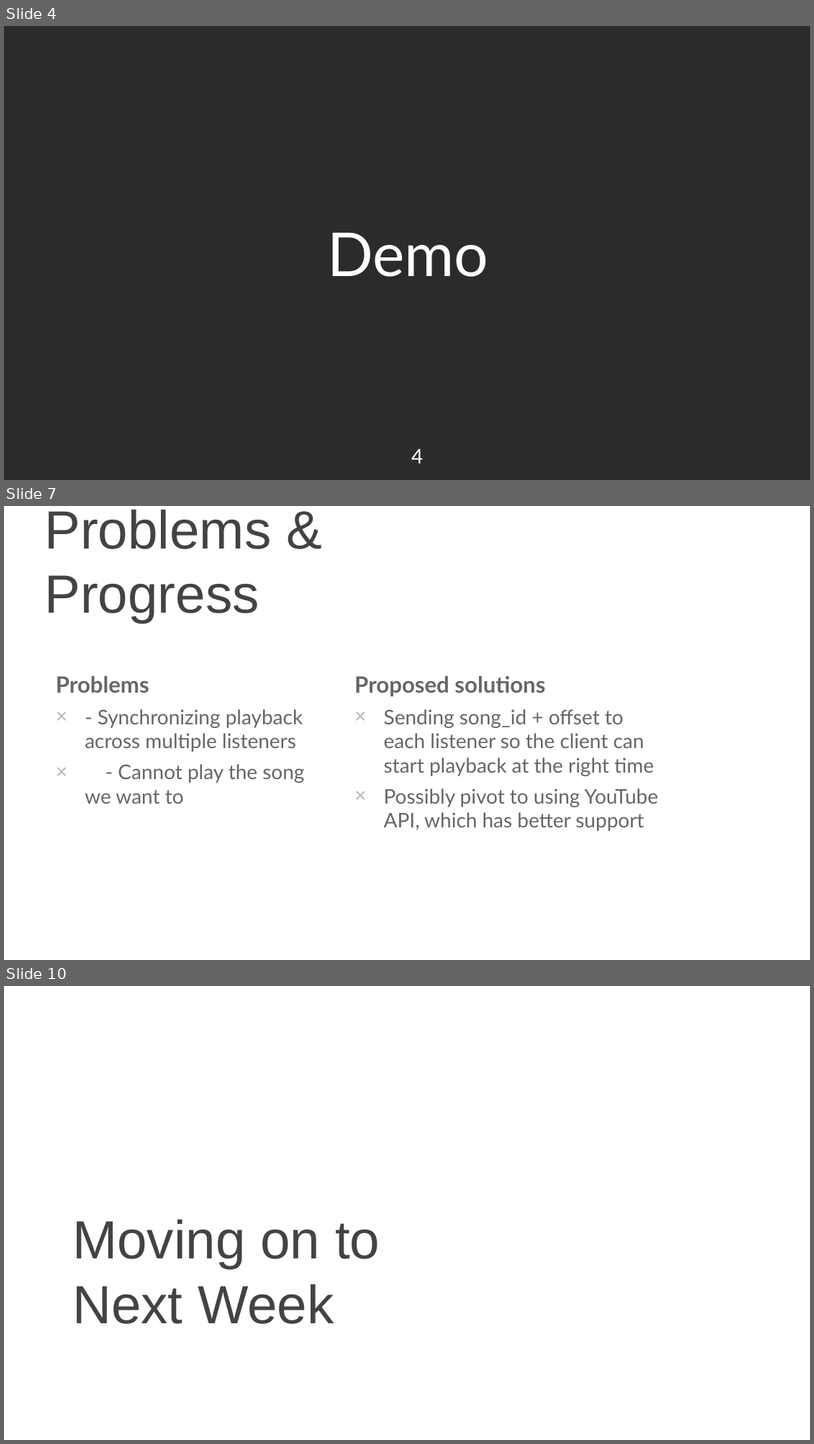
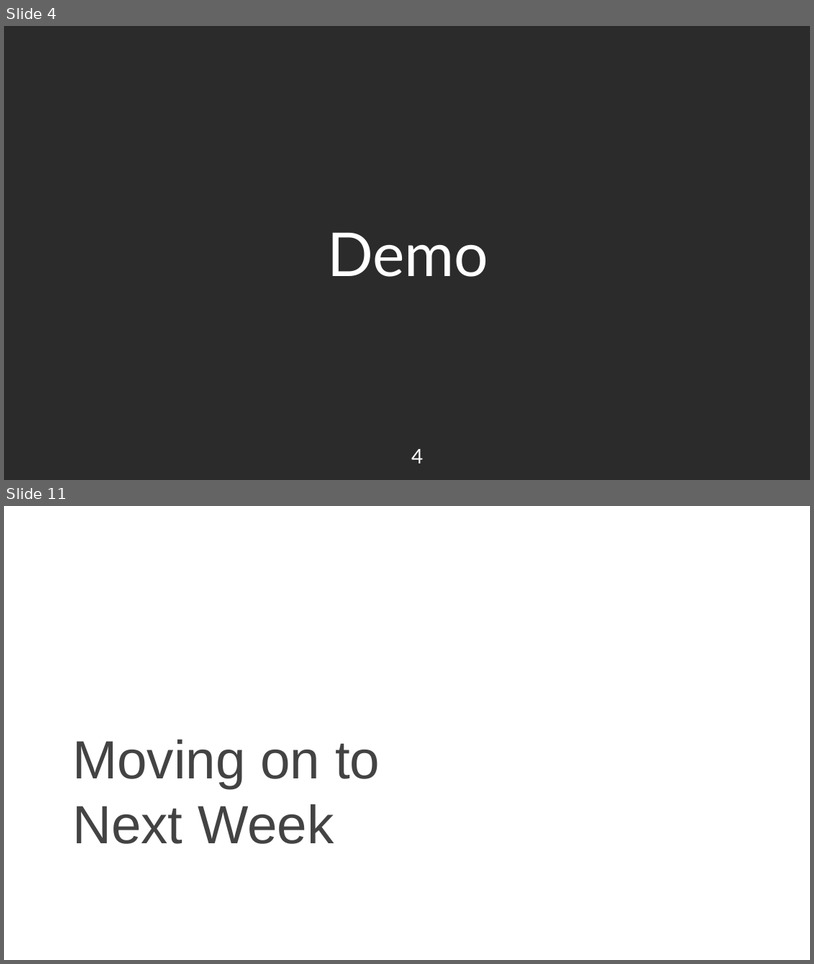
Before and after one commit to nkjack/17437-hot-pot-music-share, a slide deck: sprint-presentations/1119_WebApp_presentation.pptx. Shown one above the other, each under a label of ours: slides 4, 7 and 10 before the commit, slides 4 and 11 after it; the slides between them are not shown. The pictures are 814x1444 and 814x964 pixels, drawn with LibreOffice and Linux fonts; fonts in the diff are those of the drawing; background and template pictures are left out; a plain dark background stands for a picture behind light text. Boxes give left, top, right and bottom in pixels: in the first picture for what was removed or moved away, otherwise in the second. Text is boxed around its words. In the diff, an @@ line names an element or a change of style, - is before the commit and + after.

```diff
--- a/sprint-presentations/1119_WebApp_presentation.pptx
+++ b/sprint-presentations/1119_WebApp_presentation.pptx
@@ slide 7 removed at (4,506,810,960), background picture (left out) @@
@@ title removed at (44,510,271,623) @@
-Problems & Progress
@@ text removed at (56,676,304,803) @@
-Problems
-× - Synchronizing playback across multiple listeners
-× - Cannot play the song we want to
@@ text removed at (355,676,659,831) @@
-Proposed solutions
-× Sending song_id + offset to each listener so the client can start playback at the right time
-× Possibly pivot to using YouTube API, which has better support
@@ page number removed at (751,918,800,952) @@
-7
@@ what was slide 10 is now slide 11 @@
```
Also in this commit, not shown: 4 slides changed, 5 slides added, 3 other slides removed, 5 other files.
